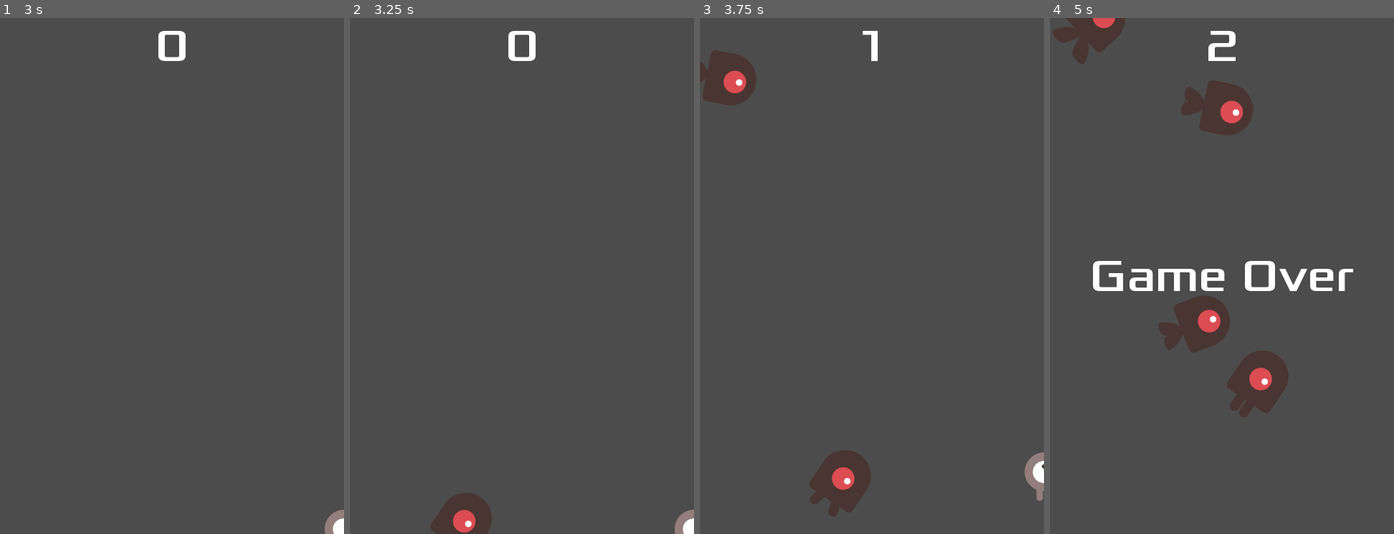
Above: before the commit, frames 1-4 (left to right).
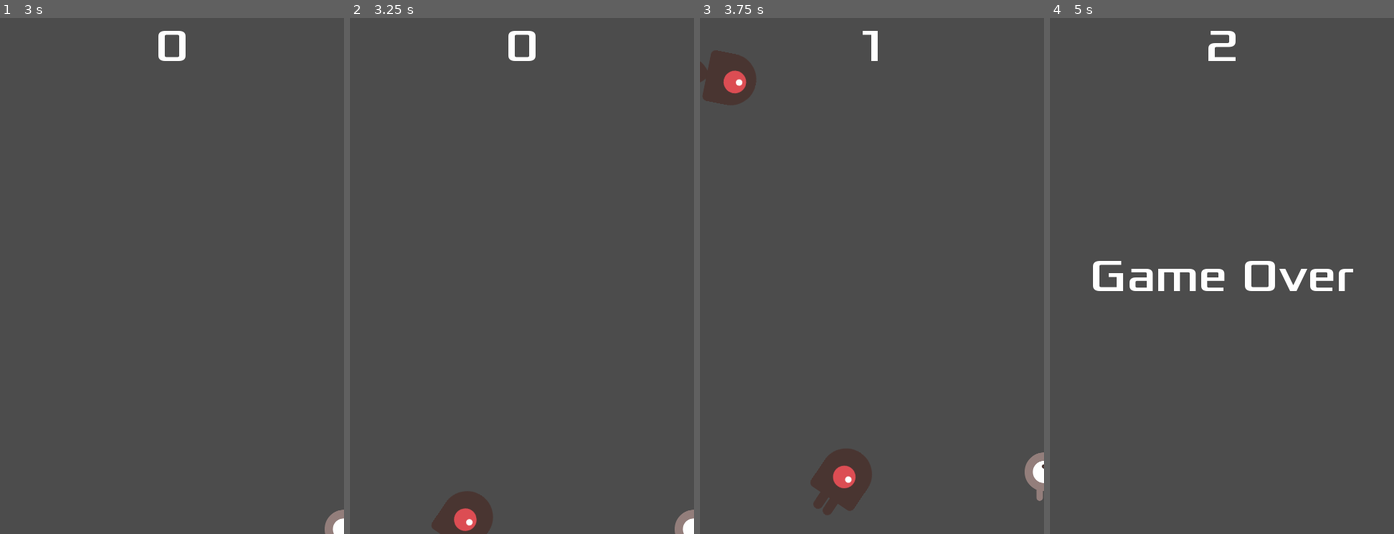
Above: after the commit, the same moments.

Repository: ty-n-42/YourFirstGame
Game: Godot game, scene res://Main.tscn
Same seed, same stepped clock (60 frames per second), same inputs: the game is played once before the commit and once after it.
Inputs:
- Up to frame 1 (3 s): click "Start" at 0.5 s; tap Enter at 1.25 s; hold Right (ui_right) 1.28-2.03 s; hold Down (ui_down) 2.03-2.78 s; hold Right (ui_right) from 2.78 s (still down)
- Up to frame 2 (3.25 s): keep holding Right (ui_right)
- Up to frame 3 (3.75 s): release Right (ui_right) at 3.53 s; hold Up (ui_up) from 3.53 s (still down)
- Up to frame 4 (5 s): release Up (ui_up) at 4.28 s; hold Left (ui_left) from 4.28 s (still down)

Frame 1 is identical in both runs. In frame 2, 0.1% of the frame differs, in the area x 23-42%, y 91-100%; in frame 3, 0.3%; in frame 4, 5.5%, in the area x 0-70%, y 0-78%.

Commit message:
enemy grouped
grouped enemies and free'd them all at game over

Diff:
--- a/Main.gd
+++ b/Main.gd
@@ -35,6 +35,7 @@
 	$ScoreTimer.stop(); # stop the score timer so the player doesn't get any more score
 	$MobTimer.stop(); # stop the mob timer so enemies stop spawning
 	$HUD.show_game_over(); # display the game over HUD and allow user to start a new game
+	get_tree().call_group("mobs", "queue_free"); # free all the mob instances
 
 
 # Receive hit signal from Player
--- a/Mob.tscn
+++ b/Mob.tscn
@@ -15,14 +15,14 @@
 "name": "swim",
 "speed": 3.0
 }, {
+"frames": [ ExtResource( 3 ), ExtResource( 4 ) ],
+"loop": true,
+"name": "walk",
+"speed": 3.0
+}, {
 "frames": [ ExtResource( 2 ), ExtResource( 1 ) ],
 "loop": true,
 "name": "fly",
-"speed": 3.0
-}, {
-"frames": [ ExtResource( 3 ), ExtResource( 4 ) ],
-"loop": true,
-"name": "walk",
 "speed": 3.0
 } ]
 
@@ -30,7 +30,9 @@
 radius = 33.9808
 height = 24.3016
 
-[node name="Mob" type="RigidBody2D"]
+[node name="Mob" type="RigidBody2D" groups=[
+"mobs",
+]]
 collision_mask = 0
 gravity_scale = 0.0
 script = ExtResource( 7 )
@@ -42,7 +44,6 @@
 scale = Vector2( 0.75, 0.75 )
 frames = SubResource( 1 )
 animation = "walk"
-frame = 1
 playing = true
 
 [node name="CollisionShape2D" type="CollisionShape2D" parent="."]
